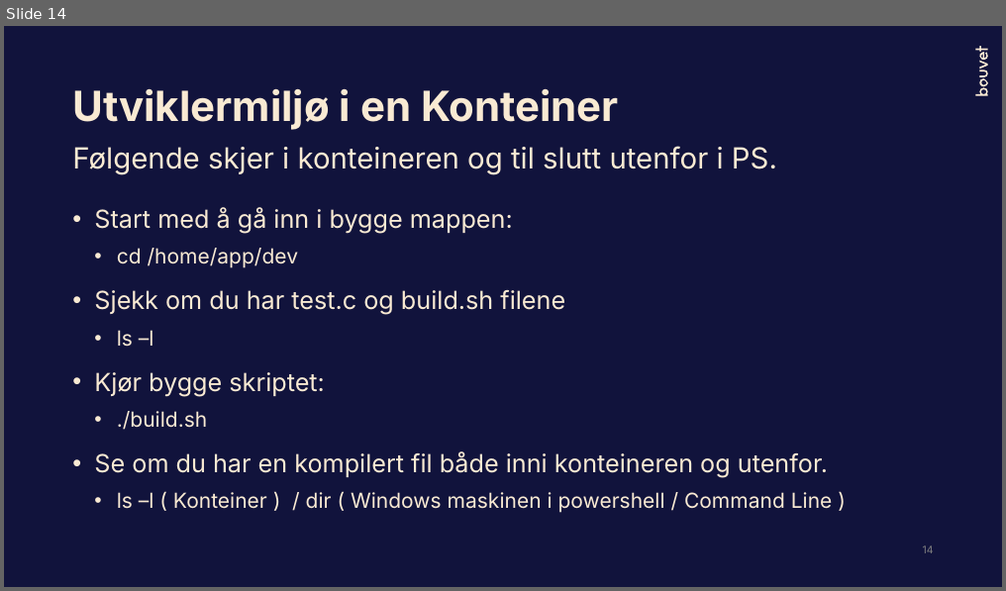
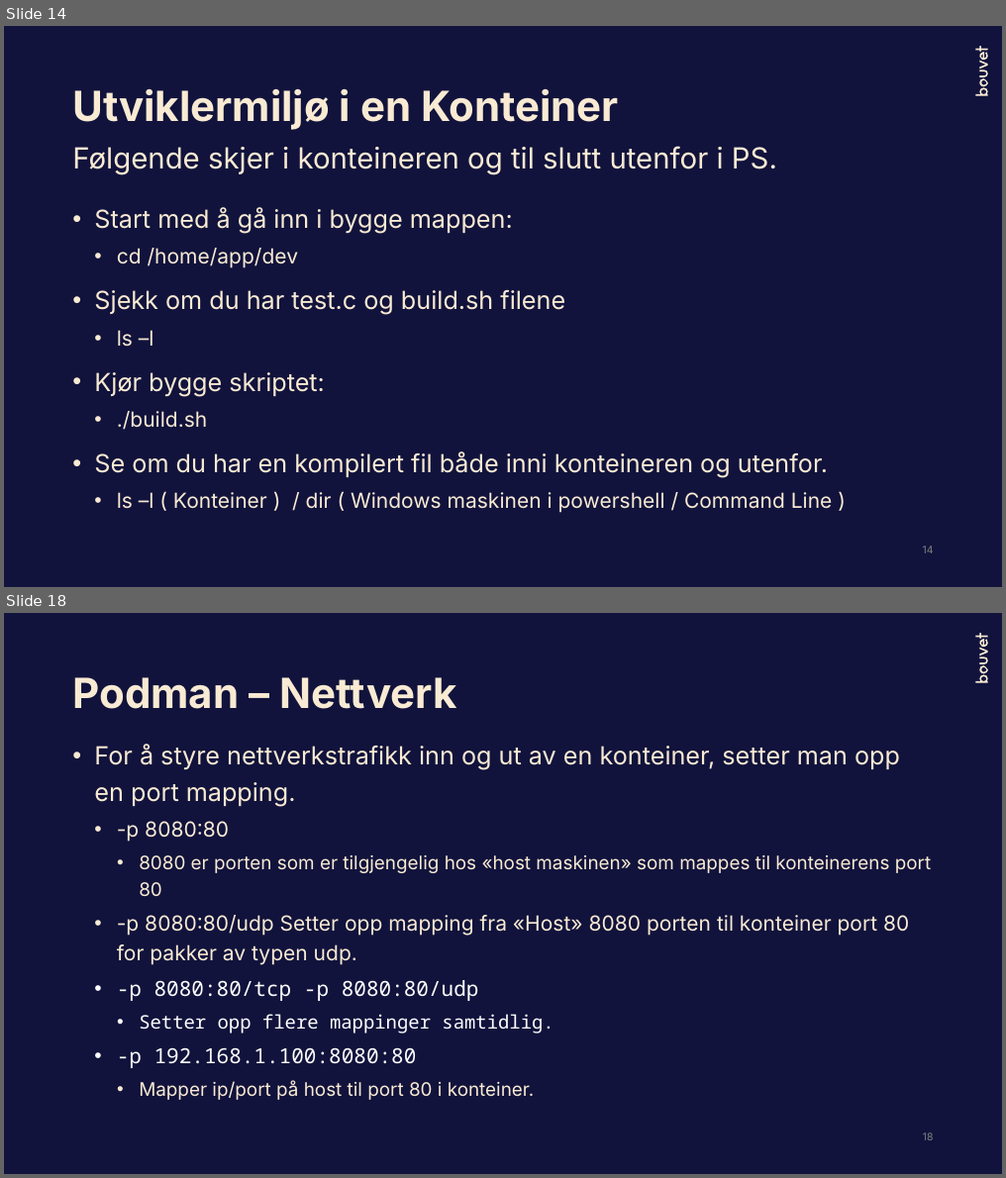
Before and after one commit to Bouvet-deler/container-workshop, a slide deck: part1/DockerWorkshop_Høsten2023.pptx. Shown one above the other, each under a label of ours: slide 14 before the commit, slides 14 and 18 after it; the slides between them are not shown. The pictures are 1006x591 and 1006x1178 pixels, drawn with LibreOffice and Linux fonts; fonts in the diff are those of the drawing. Boxes give left, top, right and bottom in pixels: in the first picture for what was removed or moved away, otherwise in the second. Text is boxed around its words. In the diff, an @@ line names an element or a change of style, - is before the commit and + after.

```diff
--- a/part1/DockerWorkshop_Høsten2023.pptx
+++ b/part1/DockerWorkshop_Høsten2023.pptx
@@ slide 18 added at (x1=4, y1=613, x2=1002, y2=1174), background #11133C; not listed: 3 template elements that a slide beside it also shows @@
@@ title added at (x1=72, y1=677, x2=457, y2=709), 40 pt, text #F9EAD3, bold @@
+Podman – Nettverk
@@ text added at (x1=94, y1=745, x2=931, y2=1100), 18 pt, text #F9EAD3 @@
+• For å styre nettverkstrafikk inn og ut av en konteiner, setter man opp en port mapping.
+  • -p 8080:80
+    • 8080 er porten som er tilgjengelig hos «host maskinen» som mappes til konteinerens port 80
+  • -p 8080:80/udp Setter opp mapping fra «Host» 8080 porten til konteiner port 80 for pakker av typen udp.
+  • -p 8080:80/tcp -p 8080:80/udp
+    • Setter opp flere mappinger samtidlig.
+  • -p 192.168.1.100:8080:80
+    • Mapper ip/port på host til port 80 i konteiner.
@@ page number added at (x1=923, y1=1133, x2=934, y2=1141), 10 pt, text #808080 @@
+18
```
Also in this commit, not shown: 1 slide changed, 6 other slides added, 1 other file.
